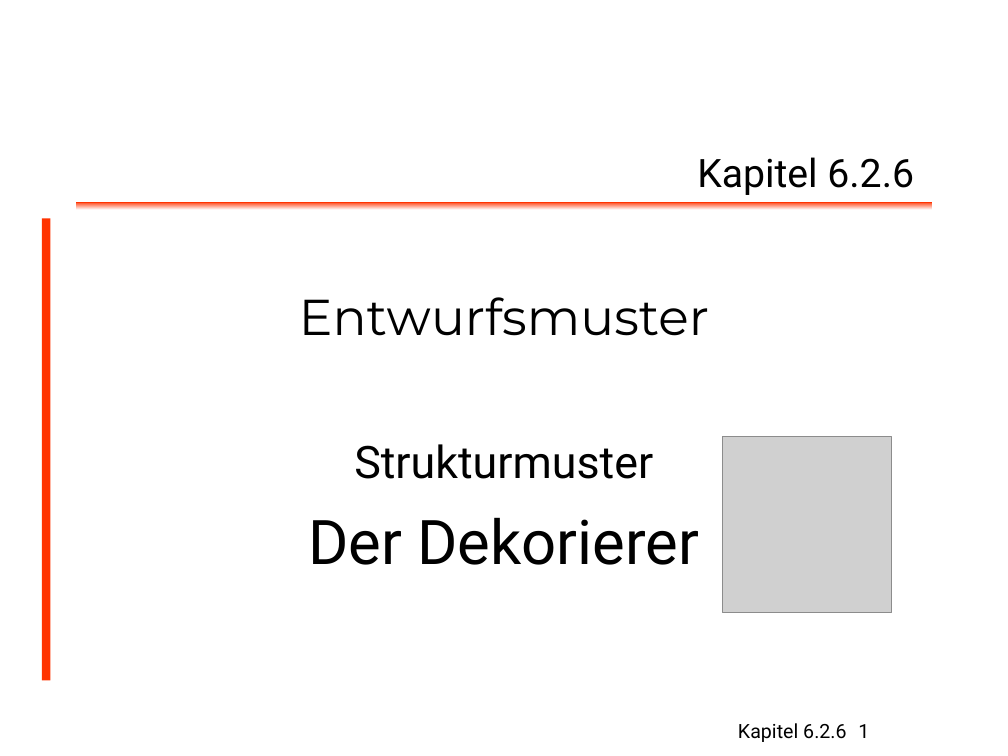
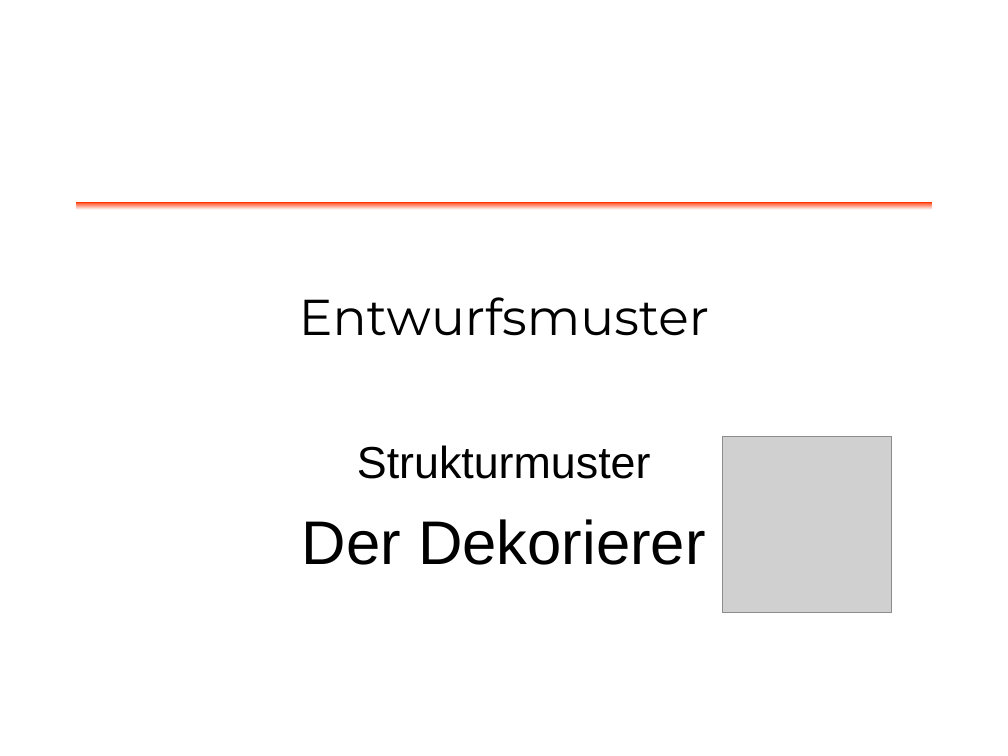
Before and after one commit to dlindner/vorlesung-se2-dhbw, a slide deck: slide 1 of added_2003/Entwurfsmuster/Entwurfsmuster Dekorierer.odp. Drawn at 1008x756 pixels with LibreOffice and Linux fonts; fonts in the diff are those of the drawing; grey boxes stand for pictures; background and template pictures are left out. Boxes give left, top, right and bottom in pixels: in the first picture for what was removed or moved away, otherwise in the second. Text is boxed around its words. In the diff, an @@ line names an element or a change of style, - is before the commit and + after.

```diff
--- a/added_2003/Entwurfsmuster/Entwurfsmuster Dekorierer.odp
+++ b/added_2003/Entwurfsmuster/Entwurfsmuster Dekorierer.odp
@@ text removed at [697,157,914,195] @@
-Kapitel 6.2.6
@@ rectangle removed at [42,219,50,680] @@
@@ subtitle "Strukturmuster" at [302,445,705,565]: font Roboto to Arial @@
@@ text removed at [738,723,846,742] @@
-Kapitel 6.2.6
@@ page number removed at [858,724,869,738] @@
-1
```
Also in this commit, not shown: 15 other slides changed.
